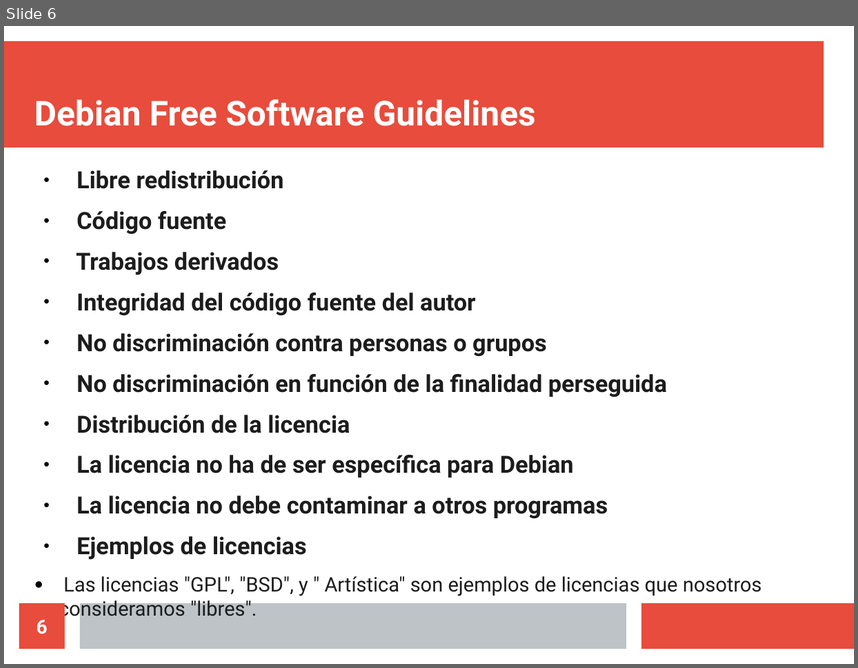
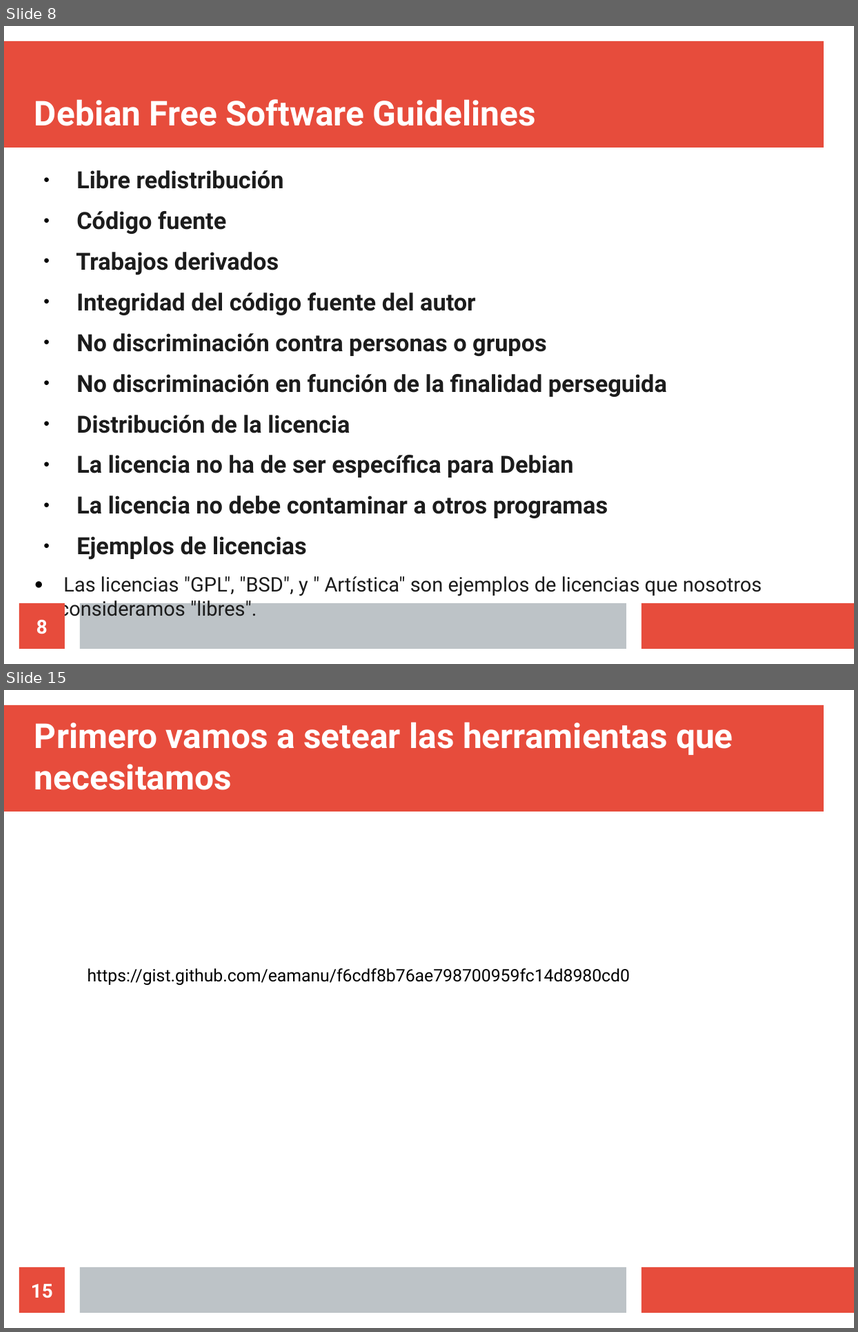
Before and after one commit to eamanu/Talks, a slide deck: 2019/EILAR/talleres/Debian/DebianPackagingIntro.odp. Shown one above the other, each under a label of ours: slide 6 before the commit, slides 8 and 15 after it; the slides between them are not shown. The pictures are 858x668 and 858x1332 pixels, drawn with LibreOffice and Linux fonts; fonts in the diff are those of the drawing. Boxes give left, top, right and bottom in pixels: in the first picture for what was removed or moved away, otherwise in the second. Text is boxed around its words. In the diff, an @@ line names an element or a change of style, - is before the commit and + after.

```diff
--- a/2019/EILAR/talleres/Debian/DebianPackagingIntro.odp
+++ b/2019/EILAR/talleres/Debian/DebianPackagingIntro.odp
@@ slide 15 added at (x1=4, y1=690, x2=854, y2=1328), background #FFFFFF; not listed: 3 template elements that a slide beside it also shows @@
@@ title added at (x1=34, y1=722, x2=733, y2=790), 32 pt, text #FFFFFF, bold @@
+Primero vamos a setear las herramientas que necesitamos
@@ text added at (x1=87, y1=968, x2=631, y2=985), 16 pt, text #000000 @@
+https://gist.github.com/eamanu/f6cdf8b76ae798700959fc14d8980cd0
@@ page number added at (x1=19, y1=1267, x2=65, y2=1312), fill #E74C3C, 18 pt, text #FFFFFF, bold @@
+15
@@ what was slide 6 is now slide 8 @@
@@ page number at (x1=36, y1=619, x2=47, y2=634): text changed @@
-6
+8
```
Also in this commit, not shown: 1 slide changed, 17 other slides added.
